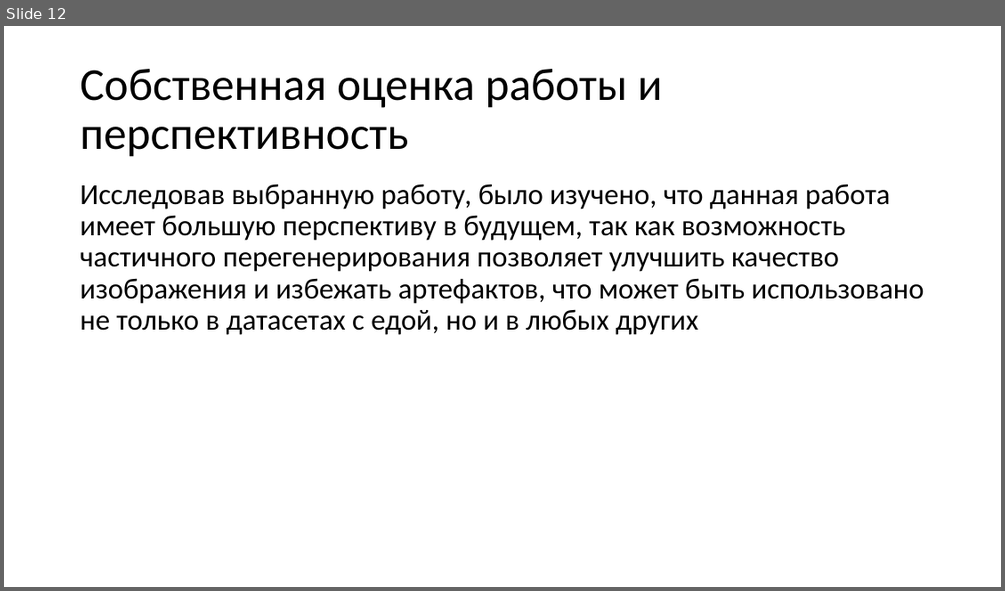
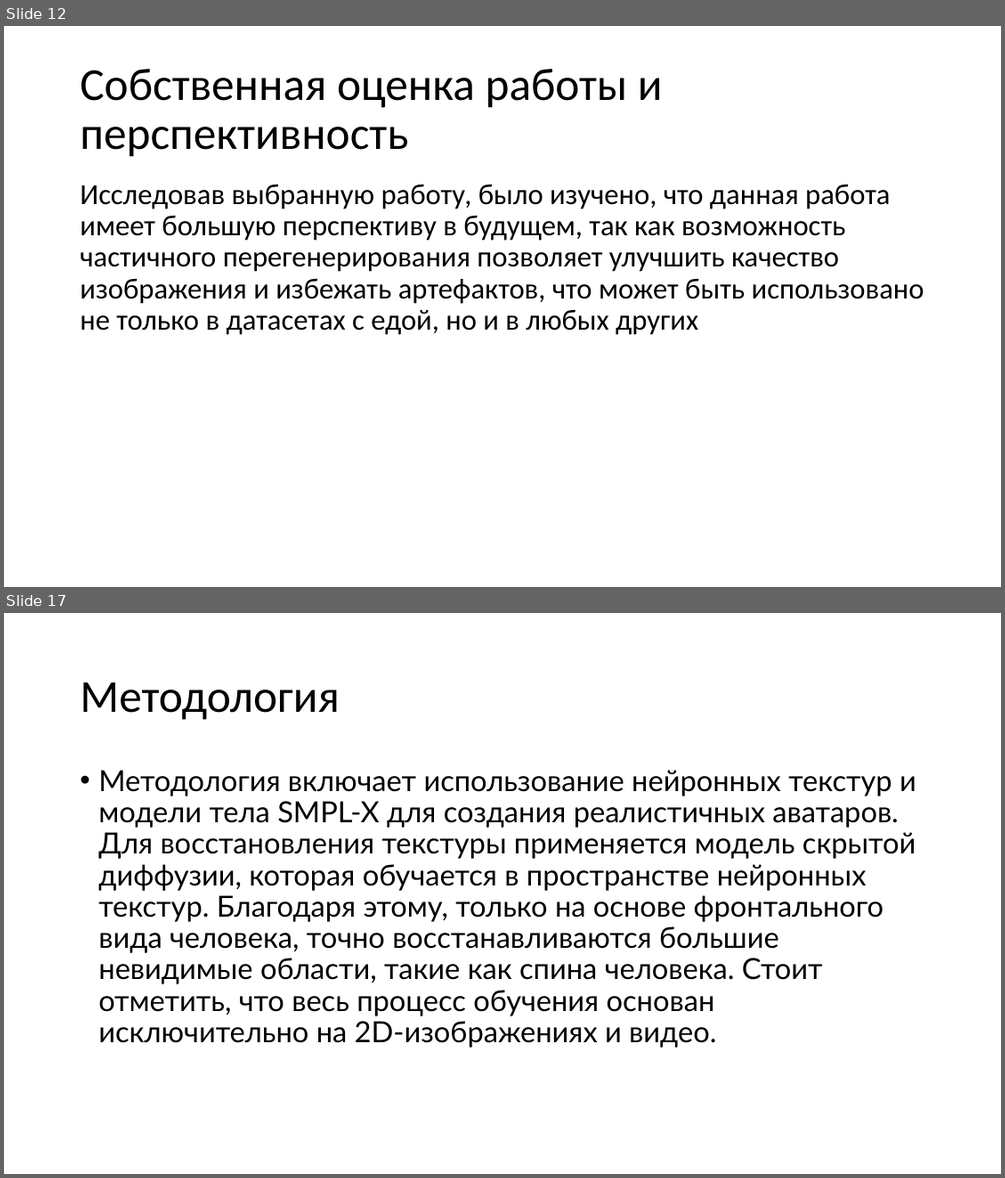
Before and after one commit to katanayka/katanayka, a slide deck: Sozdanie_uslovnogo_obraza_sinteticheskoy_pischi.pptm. Shown one above the other, each under a label of ours: slide 12 before the commit, slides 12 and 17 after it; the slides between them are not shown. The pictures are 1005x591 and 1005x1178 pixels, drawn with LibreOffice and Linux fonts; fonts in the diff are those of the drawing. Boxes give left, top, right and bottom in pixels: in the first picture for what was removed or moved away, otherwise in the second. Text is boxed around its words. In the diff, an @@ line names an element or a change of style, - is before the commit and + after.

```diff
--- a/Sozdanie_uslovnogo_obraza_sinteticheskoy_pischi.pptm
+++ b/Sozdanie_uslovnogo_obraza_sinteticheskoy_pischi.pptm
@@ slide 17 added at [4,613,1001,1174], background #FFFFFF @@
@@ title added at [80,682,340,720], 44 pt, text #000000 @@
+Методология
@@ text added at [98,770,916,1047], 28 pt, text #000000 @@
+• Методология включает использование нейронных текстур и модели тела SMPL-X для создания реалистичных аватаров. Для восстановления текстуры применяется модель скрытой диффузии, которая обучается в пространстве нейронных текстур. Благодаря этому, только на основе фронтального вида человека, точно восстанавливаются большие невидимые области, такие как спина человека. Стоит отметить, что весь процесс обучения основан исключительно на 2D-изображениях и видео.
```
Also in this commit, not shown: 8 other slides added.
